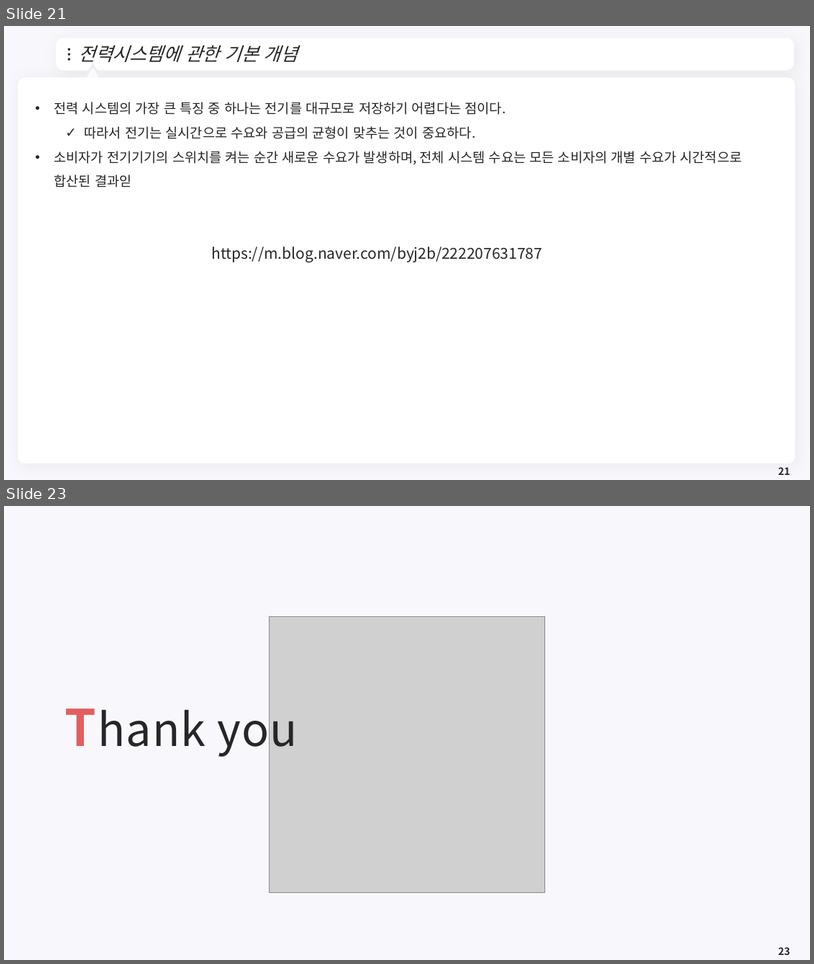
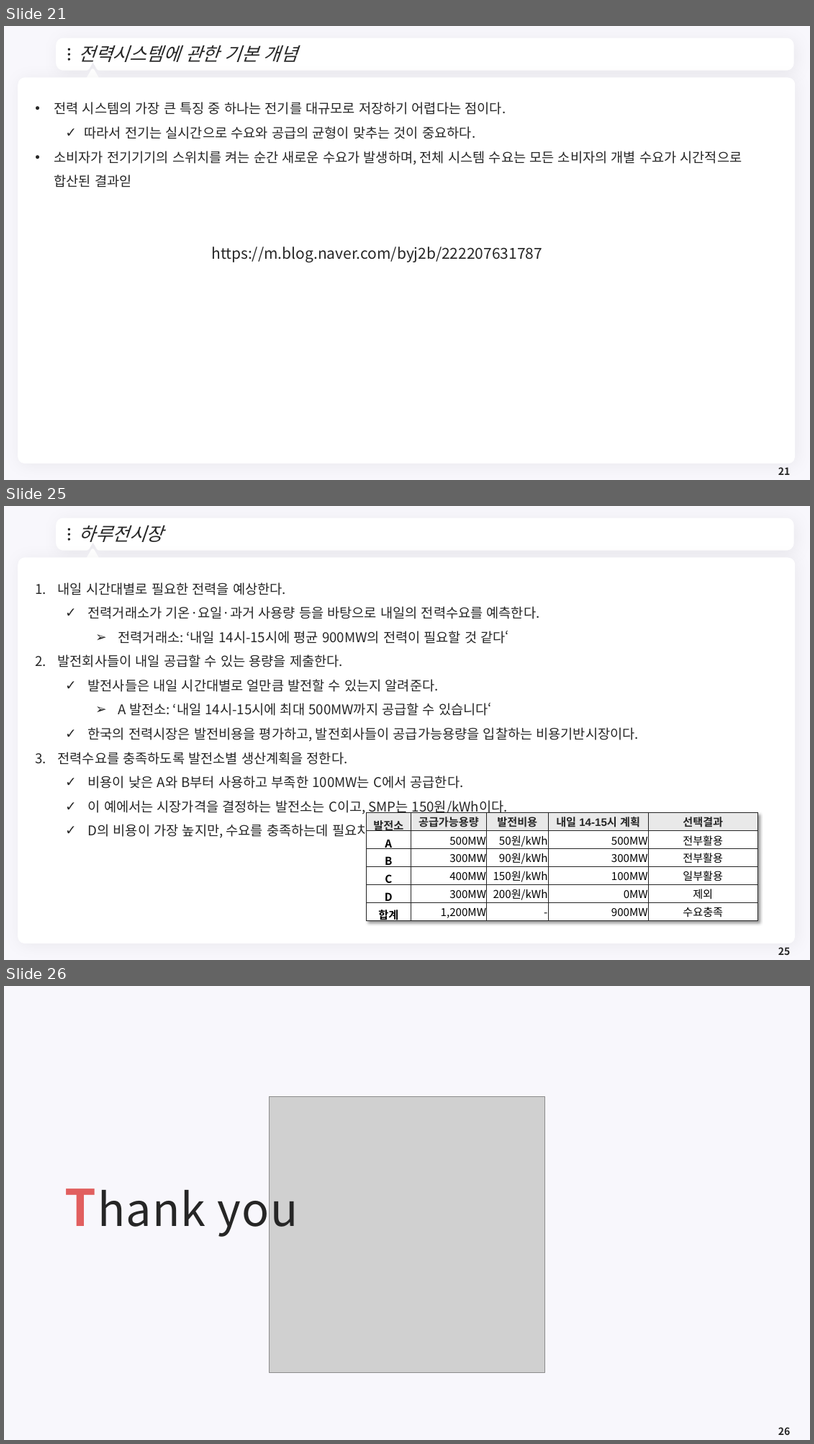
Before and after one commit to meandthey/Teaching, a slide deck: 에너지경제학/자원에너지경제학_Chapter_8 (전력시장).pptx. Shown one above the other, each under a label of ours: slides 21 and 23 before the commit, slides 21, 25 and 26 after it; the slides between them are not shown. The pictures are 814x964 and 814x1444 pixels, drawn with LibreOffice and Linux fonts; fonts in the diff are those of the drawing; grey boxes stand for pictures; background and template pictures are left out. Boxes give left, top, right and bottom in pixels: in the first picture for what was removed or moved away, otherwise in the second. Text is boxed around its words. In the diff, an @@ line names an element or a change of style, - is before the commit and + after.

```diff
--- a/에너지경제학/자원에너지경제학_Chapter_8 (전력시장).pptx
+++ b/에너지경제학/자원에너지경제학_Chapter_8 (전력시장).pptx
@@ slide 25 added at (x1=4, y1=506, x2=810, y2=960), background #F8F7FC; not listed: 7 template elements that a slide beside it also shows @@
@@ title added at (x1=79, y1=525, x2=164, y2=542), 22 pt, text #262626, italic @@
+하루전시장
@@ text added at (x1=58, y1=582, x2=639, y2=839), 16 pt, text #262626 @@
+1. 내일 시간대별로 필요한 전력을 예상한다.
+  ✓ 전력거래소가 기온·요일·과거 사용량 등을 바탕으로 내일의 전력수요를 예측한다.
+    ➢ 전력거래소: ‘내일 14시-15시에 평균 900MW의 전력이 필요할 것 같다‘
+2. 발전회사들이 내일 공급할 수 있는 용량을 제출한다.
+  ✓ 발전사들은 내일 시간대별로 얼만큼 발전할 수 있는지 알려준다.
+    ➢ A 발전소: ‘내일 14시-15시에 최대 500MW까지 공급할 수 있습니다‘
+  ✓ 한국의 전력시장은 발전비용을 평가하고, 발전회사들이 공급가능용량을 입찰하는 비용기반시장이다.
+3. 전력수요를 충족하도록 발전소별 생산계획을 정한다.
+  ✓ 비용이 낮은 A와 B부터 사용하고 부족한 100MW는 C에서 공급한다.
+  ✓ 이 예에서는 시장가격을 결정하는 발전소는 C이고, SMP는 150원/kWh이다.
+  ✓ D의 비용이 가장 높지만, 수요를 충족하는데 필요치 않으므로 가격을 결정하지 않는다.
@@ table added at (x1=366, y1=813, x2=759, y2=924), 6 rows, 5 columns @@
+발전소 | 공급가능용량 | 발전비용 | 내일 14-15시 계획 | 선택결과
+A | 500MW | 50원/kWh | 500MW | 전부활용
+B | 300MW | 90원/kWh | 300MW | 전부활용
+C | 400MW | 150원/kWh | 100MW | 일부활용
+D | 300MW | 200원/kWh | 0MW | 제외
+합계 | 1,200MW | - | 900MW | 수요충족
@@ page number added at (x1=779, y1=947, x2=790, y2=955), 12 pt, text #262626, bold @@
+25
@@ what was slide 23 is now slide 26 @@
@@ page number at (x1=779, y1=1427, x2=790, y2=1435): text changed @@
-23
+26
```
Also in this commit, not shown: 2 slides changed, 2 other slides added, 3 other files.
